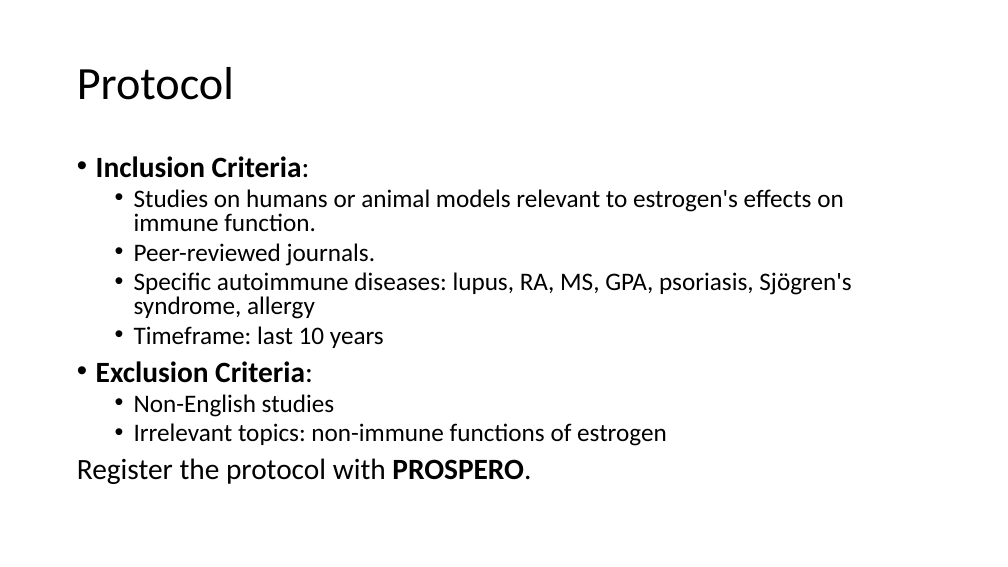
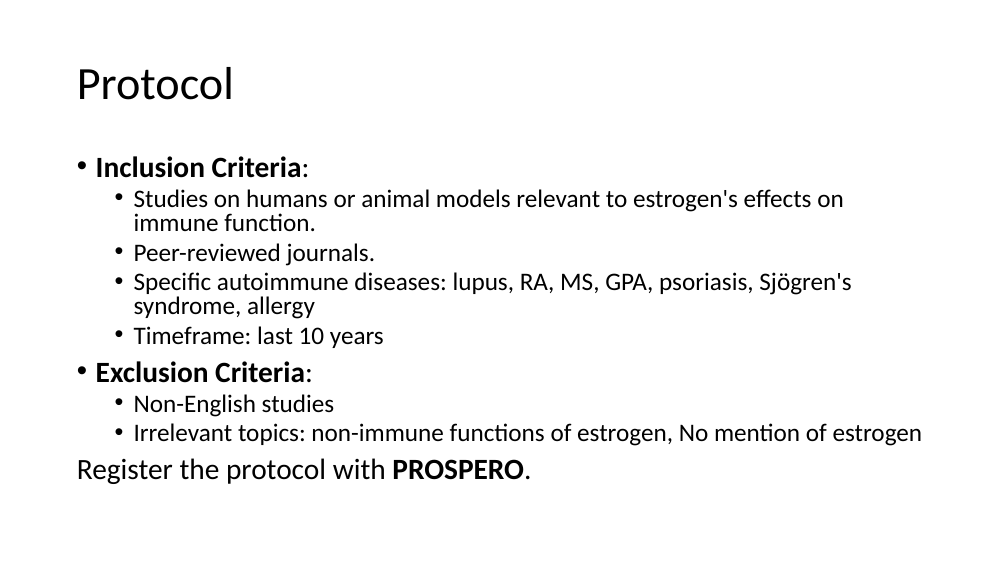
Before and after one commit to BruceChen034020/EstrogenImmunomodulationSystematicReview, a slide deck: slide 3 of Estrogen as an immunomodulator and its role in.pptx. Drawn at 1008x567 pixels with LibreOffice and Linux fonts; fonts in the diff are those of the drawing. Boxes give left, top, right and bottom in pixels: in the first picture for what was removed or moved away, otherwise in the second. Text is boxed around its words. In the diff, an @@ line names an element or a change of style, - is before the commit and + after.

```diff
--- a/Estrogen as an immunomodulator and its role in.pptx
+++ b/Estrogen as an immunomodulator and its role in.pptx
@@ text at box(134, 423, 923, 446): text changed @@
-  • Irrelevant topics: non-immune functions of estrogen
+  • Irrelevant topics: non-immune functions of estrogen, No mention of estrogen
```
